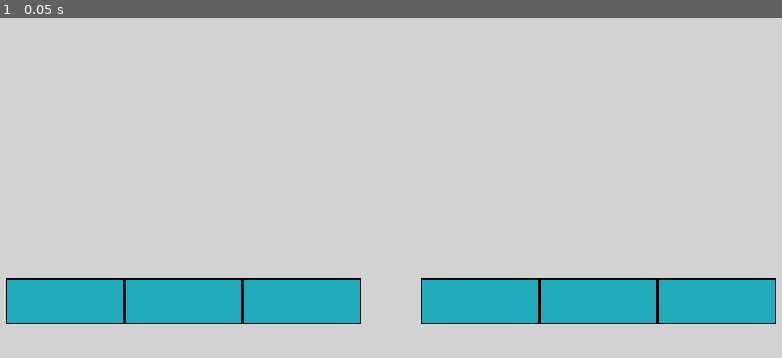
Above: before the commit, frame 1.
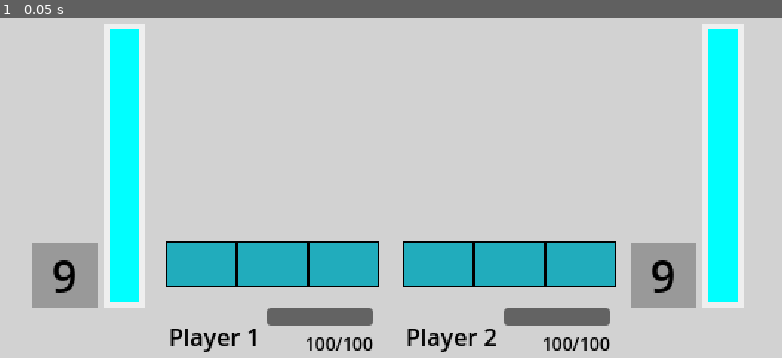
Above: after the commit, the same moment.

Repository: MohibAzam/dtunnel
Game: Godot game, scene res://battle_demo/main.tscn
Two runs of this game, one before a commit and one after it. Both use one fixed random seed, a clock stepped at 60 frames per second and the inputs below. The project has no main scene, so this scene is started directly.
Inputs:
- Up to frame 1 (0.05 s): no input

The runs differ from the first frame. In frame 1, 28% of the frame differs, in the area x 0-100%, y 1-99%.

Commit message:
Forming a screen mockup

Diff:
--- a/battle_demo/arena_layout/BattleField.tscn
+++ b/battle_demo/arena_layout/BattleField.tscn
@@ -30,7 +30,7 @@
 
 [node name="Separator" type="VSeparator" parent="HBox"]
 layout_mode = 2
-theme_override_constants/separation = 32
+theme_override_constants/separation = 8
 theme_override_styles/separator = SubResource("StyleBoxEmpty_q33pp")
 
 [node name="P2Spaces" type="HBoxContainer" parent="HBox"]
--- a/battle_demo/arena_layout/BattleSpace.tscn
+++ b/battle_demo/arena_layout/BattleSpace.tscn
@@ -11,7 +11,7 @@
 border_color = Color(0, 0, 0, 1)
 
 [node name="BattleSpace" type="Panel"]
-custom_minimum_size = Vector2(80, 31)
+custom_minimum_size = Vector2(48, 31)
 anchors_preset = 8
 anchor_left = 0.5
 anchor_top = 0.5
@@ -19,7 +19,7 @@
 anchor_bottom = 0.5
 offset_left = -40.0
 offset_top = -15.5
-offset_right = 40.0
+offset_right = 8.0
 offset_bottom = 15.5
 grow_horizontal = 2
 grow_vertical = 2
--- a/battle_demo/battle_assets/health_viewer.tscn
+++ b/battle_demo/battle_assets/health_viewer.tscn
@@ -1,7 +1,7 @@
 [gd_scene load_steps=2 format=3 uid="uid://l0trl1lfv5fh"]
 
 [sub_resource type="GDScript" id="GDScript_tkq4v"]
-script/source = "extends PanelContainer
+script/source = "extends HBoxContainer
 
 \"\"\"
 This contains the current of one of the player characters.
@@ -11,16 +11,43 @@
 func _ready() -> void:
 	pass # Replace with function body.
 
+func adjust_name(given_name: String) -> void:
+	$PlayerName.text = given_name
 
 # Called every frame. 'delta' is the elapsed time since the previous frame.
 func _process(delta: float) -> void:
 	pass
 "
 
-[node name="HealthViewer" type="PanelContainer"]
+[node name="HealthViewer" type="HBoxContainer"]
 anchors_preset = 15
 anchor_right = 1.0
 anchor_bottom = 1.0
+offset_right = -344.0
+offset_bottom = -321.0
 grow_horizontal = 2
 grow_vertical = 2
 script = SubResource("GDScript_tkq4v")
+
+[node name="PlayerName" type="Label" parent="."]
+layout_mode = 2
+theme_override_colors/font_color = Color(0, 0, 0, 1)
+theme_override_font_sizes/font_size = 16
+text = "Player 1"
+horizontal_alignment = 1
+vertical_alignment = 1
+
+[node name="VBoxContainer" type="VBoxContainer" parent="."]
+layout_mode = 2
+
+[node name="Panel" type="Panel" parent="VBoxContainer"]
+custom_minimum_size = Vector2(72, 12)
+layout_mode = 2
+
+[node name="Label" type="Label" parent="VBoxContainer"]
+layout_mode = 2
+theme_override_colors/font_color = Color(0, 0, 0, 1)
+theme_override_font_sizes/font_size = 12
+text = "100/100"
+horizontal_alignment = 2
+vertical_alignment = 1
--- a/battle_demo/main.gd
+++ b/battle_demo/main.gd
@@ -1,8 +1,41 @@
 extends Node2D
 
 # TODO: Use 0 indices for the player and panel numbers!
-# TODO: (9/4) Add a button to declare an attack!
-
+# TODO (9/8):
+	# - Add the meter system
+	# - Add attack selection menus
+	# - Print debug messages based on the attack being emitted
+	# - Use signals to pause the game until attack finishes applying...use animation timings?
+# Down should be a standard attack (costs 1 meter), up is a customizable guard move,
+	# - On hit, you gain 1 meter and your meter rate increases!
+		# - Have arrows next to your meter to indicate how fast it's increasing...
+	# - The standard attack has a short startup. Other attacks cost way more meter (and rely on meter not being in cooldown)
+# Shoulder buttons / Space and Right Ctrl opens up the attack menu
+# - Use L2/R2 to switch between attack targets? Or we can default to nearest/currently attacking enemy
+	# - OR let the player switch attack targets by mashing during animation
+# - Basically, enemy position doesn't matter for determining where you're attacking (attacks shouldn't miss...)
+	# -
+# - Ideally shouldn't be too many enemies on screen at once (ideally 2-3, maybe 5 at most)
+# - How about a default attack that costs two meter(maybe one is ok?), has terrible cooldown, only hits enemies DIRECTLY in front, but comes out Frame 1
+# Basic demo would have 4 or 5 modes:
+	# - Tutorial
+	# - Basic battle
+	# - Normal battle (or maybe a gauntlet or basic adventure section?)
+	# - *Extremely* intense battle (give a warning before the battle begins...)
+	# - Customization screen
+# - Maybe we should have some grids (or at least columns) in this distance to help guide on how attacks will move towards the player from the background?
+	# - How about having the columns subtly appear when a relevant attack gets triggered?
+	# - Let's have a projectile attack that swishes around on which column it's gonna try to hit? Trick the player with the highlights?
+	# - How about a fast forward column attack that switches direction *only* if you switch columns (but if you switch back to original col, which you should have time for, you'll dodge!)
+# - For attack selection...It should be a 8-spot rotation (bottom spot is to skip turn) where you hold a direction and press the button to select your attack
+	# - Test both traditional menus, pausing the game while menu is open, and keeping the combat going while menu is open!
+		# - What player actions should be allowed while menu is open, assuming game stays active? Maybe it's just Active vs Wait battle choice like CT
+# - Music...let's use either PC Engine or FM Audio as default sounds. Or maybe PC Engine at first but switch to FM Audio for more intensive stuff.
+# - Be sure to check your old notes!!! Especially for what happens on counter...
+	# - Meter gain
+	# - Meter goes up faster
+	# - Some buffs to the player depending on equips?
+	# - Counter deals extra damage? Perhaps based on how perfect the counter is...
 var _players_hidden = true
 
 # Current player positions
@@ -15,6 +48,7 @@
 
 # Called when the node enters the scene tree for the first time.
 func _ready() -> void:
+	$HealthViewer2.adjust_name("Player 2")
 	$Player1.hide()
 	$Player2.hide()
 	pass # Replace with function body.
@@ -46,6 +80,11 @@
 	if not $Battlefield.tile_available(player_num, proposed_posn):
 		return false
 
+	# Disable movement if player is attacking
+	var player_node = get_node("Player" + str(player_num))
+	if player_node.is_attacking:
+		return false
+
 	# If it's possible, move the player off the current tile...
 	# First get the status / attack on the current tile to see
 	# if there's anything special we need to do...
@@ -55,7 +94,6 @@
 	# ...and then move the player onto the next tile!
 	$Battlefield.move_player_to_posn(player_tiles[player_num - 1], proposed_posn, player_num)
 	player_tiles[player_num - 1] = proposed_posn
-	var player_node = get_node("Player" + str(player_num))
 	player_node.curr_posn = proposed_posn
 	print(proposed_posn)
 	var new_player_posn = $Battlefield.get_panel_posn(player_num, proposed_posn)
@@ -72,10 +110,14 @@
 		move_player(-1, 1)
 	elif Input.is_action_just_pressed("Player1Right"):
 		move_player(1, 1)
+	elif Input.is_action_just_pressed("Player1Attack"):
+		$Player1.use_attack()
 	if Input.is_action_just_pressed("Player2Left"):
 		move_player(-1, 2)
 	elif Input.is_action_just_pressed("Player2Right"):
 		move_player(1, 2)
+	elif Input.is_action_just_pressed("Player2Attack"):
+		$Player2.use_attack()
 
 func apply_attack(attack_source, attack_data, target_tile):
 	pass
--- a/battle_demo/main.tscn
+++ b/battle_demo/main.tscn
@@ -1,17 +1,45 @@
-[gd_scene load_steps=5 format=3 uid="uid://chu4qpg6f4aaq"]
+[gd_scene load_steps=7 format=3 uid="uid://chu4qpg6f4aaq"]
 
 [ext_resource type="Script" uid="uid://diaqgwedlkmn4" path="res://battle_demo/main.gd" id="1_3sby4"]
 [ext_resource type="PackedScene" uid="uid://cmwni348dni30" path="res://battle_demo/arena_layout/BattleField.tscn" id="1_n7uo7"]
 [ext_resource type="PackedScene" uid="uid://bw7d1t7ddvmt6" path="res://battle_demo/players/player1.tscn" id="2_qvv3i"]
 [ext_resource type="PackedScene" uid="uid://d2fa3gdd3tcra" path="res://battle_demo/players/player2.tscn" id="3_kkkuw"]
+[ext_resource type="PackedScene" uid="uid://57igmul5g3oa" path="res://battle_demo/players/meter.tscn" id="5_f2e7w"]
+[ext_resource type="PackedScene" uid="uid://l0trl1lfv5fh" path="res://battle_demo/battle_assets/health_viewer.tscn" id="6_bhcug"]
 
 [node name="Main" type="Node2D"]
 script = ExtResource("1_3sby4")
 
 [node name="Battlefield" parent="." instance=ExtResource("1_n7uo7")]
+offset_top = 275.0
+offset_bottom = 306.0
 
 [node name="Player1" parent="." instance=ExtResource("2_qvv3i")]
 position = Vector2(-99, 146)
 
 [node name="Player2" parent="." instance=ExtResource("3_kkkuw")]
 position = Vector2(195, 139)
+
+[node name="Meter" parent="." instance=ExtResource("5_f2e7w")]
+offset_left = 28.0
+offset_top = 128.0
+offset_right = 104.0
+offset_bottom = 320.0
+
+[node name="Meter2" parent="." instance=ExtResource("5_f2e7w")]
+offset_left = 432.0
+offset_top = 128.0
+offset_right = 508.0
+offset_bottom = 320.0
+
+[node name="HealthViewer" parent="." instance=ExtResource("6_bhcug")]
+offset_left = 120.0
+offset_top = 320.0
+offset_right = 316.0
+offset_bottom = 359.0
+
+[node name="HealthViewer2" parent="." instance=ExtResource("6_bhcug")]
+offset_left = 280.0
+offset_top = 320.0
+offset_right = 476.0
+offset_bottom = 359.0
--- a/battle_demo/players/meter.tscn
+++ b/battle_demo/players/meter.tscn
@@ -15,6 +15,8 @@
 bg_color = Color(0, 1, 1, 1)
 
 [node name="Meter" type="HBoxContainer"]
+offset_right = 76.0
+offset_bottom = 192.0
 script = ExtResource("1_tye56")
 
 [node name="VBoxContainer" type="VBoxContainer" parent="."]
@@ -22,19 +24,20 @@
 alignment = 2
 
 [node name="NumberLabel" type="PanelContainer" parent="VBoxContainer"]
-custom_minimum_size = Vector2(150, 150)
+custom_minimum_size = Vector2(44, 44)
 layout_mode = 2
 theme_override_styles/panel = SubResource("StyleBoxFlat_w567b")
 
 [node name="CurrNumber" type="Label" parent="VBoxContainer/NumberLabel"]
 layout_mode = 2
 theme_override_colors/font_color = Color(0, 0, 0, 1)
-theme_override_font_sizes/font_size = 72
+theme_override_font_sizes/font_size = 30
+text = "9"
 horizontal_alignment = 1
 vertical_alignment = 1
 
 [node name="Meter" type="PanelContainer" parent="."]
-custom_minimum_size = Vector2(64, 512)
+custom_minimum_size = Vector2(28, 192)
 layout_mode = 2
 theme_override_styles/panel = SubResource("StyleBoxFlat_p0qb0")
 
--- a/battle_demo/players/player1.tscn
+++ b/battle_demo/players/player1.tscn
@@ -24,8 +24,11 @@
 }, {
 "duration": 1.0,
 "texture": ExtResource("2_ucj4n")
+}, {
+"duration": 1.0,
+"texture": ExtResource("2_ucj4n")
 }],
-"loop": true,
+"loop": false,
 "name": &"attack",
 "speed": 3.0
 }, {
@@ -47,7 +50,7 @@
 "duration": 1.0,
 "texture": ExtResource("6_h88xx")
 }],
-"loop": true,
+"loop": false,
 "name": &"down",
 "speed": 5.0
 }, {
@@ -55,7 +58,7 @@
 "duration": 1.0,
 "texture": ExtResource("7_coaho")
 }],
-"loop": true,
+"loop": false,
 "name": &"hit",
 "speed": 5.0
 }]
@@ -65,6 +68,9 @@
 "frames": [{
 "duration": 1.0,
 "texture": ExtResource("8_5c0xk")
+}, {
+"duration": 1.0,
+"texture": ExtResource("9_bte3n")
 }, {
 "duration": 1.0,
 "texture": ExtResource("9_bte3n")
@@ -116,11 +122,12 @@
 [node name="CharPiece" type="AnimatedSprite2D" parent="CombinedSprite"]
 sprite_frames = SubResource("SpriteFrames_46pn5")
 animation = &"attack"
-frame_progress = 0.0250303
 flip_h = true
 
 [node name="WeaponPiece" type="AnimatedSprite2D" parent="CombinedSprite"]
 sprite_frames = SubResource("SpriteFrames_1wlg7")
 animation = &"attack"
-frame_progress = 0.748789
 flip_h = true
+
+[connection signal="attack_done" from="." to="." method="_on_attack_done"]
+[connection signal="animation_finished" from="CombinedSprite/CharPiece" to="." method="_on_char_piece_animation_finished"]
--- a/battle_demo/players/player2.tscn
+++ b/battle_demo/players/player2.tscn
@@ -25,7 +25,7 @@
 "duration": 1.0,
 "texture": ExtResource("2_o7vnl")
 }],
-"loop": true,
+"loop": false,
 "name": &"attack",
 "speed": 3.0
 }, {
@@ -69,7 +69,7 @@
 "duration": 1.0,
 "texture": ExtResource("9_bl1xq")
 }],
-"loop": true,
+"loop": false,
 "name": &"attack",
 "speed": 3.0
 }, {
@@ -122,3 +122,6 @@
 sprite_frames = SubResource("SpriteFrames_w70v3")
 animation = &"attack"
 frame_progress = 0.0451393
+
+[connection signal="attack_done" from="." to="." method="_on_attack_done"]
+[connection signal="animation_finished" from="CombinedSprite/CharPiece" to="." method="_on_char_piece_animation_finished"]
--- a/battle_demo/players/player_1.gd
+++ b/battle_demo/players/player_1.gd
@@ -1,7 +1,7 @@
 extends Node2D
 
 var curr_posn
-var attacking = false
+var is_attacking = false
 var hit = false
 var down = false
 var menu_open = false
@@ -16,7 +16,7 @@
 var max_hp
 var visible_hp
 
-var defe
+signal attack_done
 
 # Called when the node enters the scene tree for the first time.
 func _ready() -> void:
@@ -39,3 +39,20 @@
 
 func apply_attack(attack_data):
 	pass
+
+func use_attack(attack_data=null):
+	"""
+	Call this function when we want to use an attack...
+	"""
+	$CombinedSprite/CharPiece.play("attack")
+	$CombinedSprite/WeaponPiece.play("attack")
+	is_attacking = true
+
+func _on_char_piece_animation_finished() -> void:
+	is_attacking = false
+	attack_done.emit()
+
+func _on_attack_done() -> void:
+	$CombinedSprite/CharPiece.play("default")
+	$CombinedSprite/WeaponPiece.play("default")
+	pass # Replace with function body.
--- a/battle_demo/players/player_2.gd
+++ b/battle_demo/players/player_2.gd
@@ -1,13 +1,13 @@
 extends Node2D
 
 var curr_posn
-var attacking = false
+var is_attacking = false
 var hit = false
 var down = false
 var menu_open = false
 var available_attacks = ["Flame", "Bolt", "Freeze"]
 
-var status
+var status = []
 var invincible_counter = 0
 var stun_counter = 0
 var last_stand_invin
@@ -16,12 +16,13 @@
 var max_hp
 var visible_hp
 
+signal attack_done
+
 # Called when the node enters the scene tree for the first time.
 func _ready() -> void:
 	$CombinedSprite/CharPiece.play("default")
 	$CombinedSprite/WeaponPiece.play("default")
 	pass # Replace with function body.
-
 
 # Called every frame. 'delta' is the elapsed time since the previous frame.
 func _process(delta: float) -> void:
@@ -35,3 +36,20 @@
 
 func handle_hit():
 	pass
+
+func use_attack(attack_data=null):
+	"""
+	Call this function when we want to use an attack...
+	"""
+	$CombinedSprite/CharPiece.play("attack")
+	$CombinedSprite/WeaponPiece.play("attack")
+	is_attacking = true
+
+func _on_char_piece_animation_finished() -> void:
+	is_attacking = false
+	attack_done.emit()
+
+func _on_attack_done() -> void:
+	$CombinedSprite/CharPiece.play("default")
+	$CombinedSprite/WeaponPiece.play("default")
+	pass # Replace with function body.
--- a/project.godot
+++ b/project.godot
@@ -11,7 +11,7 @@
 [application]
 
 config/name="DEVIL TUNNEL"
-config/features=PackedStringArray("4.4", "Forward Plus")
+config/features=PackedStringArray("4.5", "Forward Plus")
 config/icon="res://icon.svg"
 
 [autoload]
@@ -48,7 +48,8 @@
 }
 Player1Attack={
 "deadzone": 0.5,
-"events": []
+"events": [Object(InputEventKey,"resource_local_to_scene":false,"resource_name":"","device":-1,"window_id":0,"alt_pressed":false,"shift_pressed":false,"ctrl_pressed":false,"meta_pressed":false,"pressed":false,"keycode":0,"physical_keycode":87,"key_label":0,"unicode":119,"location":0,"echo":false,"script":null)
+]
 }
 Player1Menu={
 "deadzone": 0.5,
@@ -70,7 +71,8 @@
 }
 Player2Attack={
 "deadzone": 0.5,
-"events": []
+"events": [Object(InputEventKey,"resource_local_to_scene":false,"resource_name":"","device":-1,"window_id":0,"alt_pressed":false,"shift_pressed":false,"ctrl_pressed":false,"meta_pressed":false,"pressed":false,"keycode":0,"physical_keycode":4194320,"key_label":0,"unicode":0,"location":0,"echo":false,"script":null)
+]
 }
 Player2Menu={
 "deadzone": 0.5,
